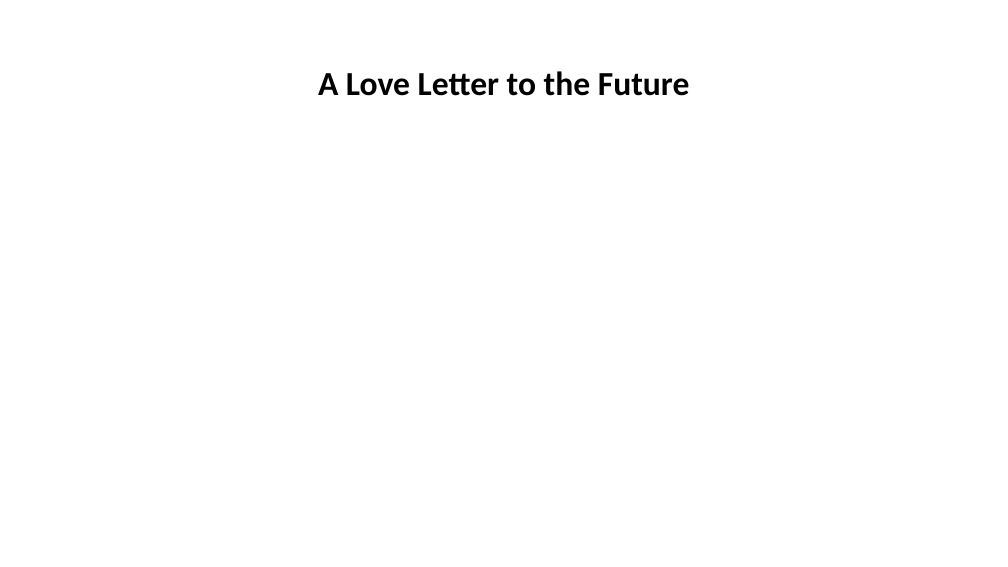
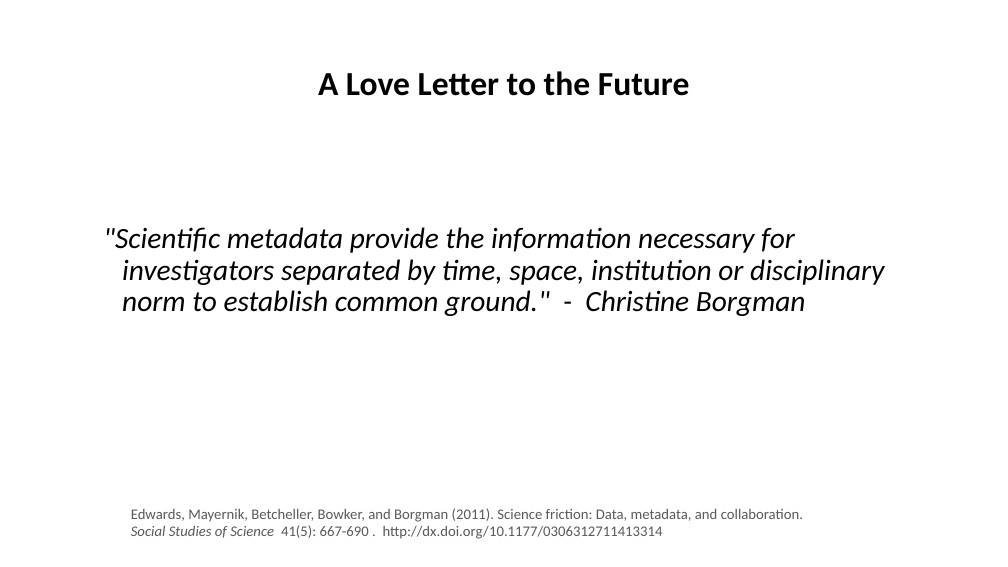
Before and after one commit to tibbben/teaching.data.literacy, a slide deck: slide 4 of UM_DataManagementClass/Lessons/08/08_FirstMeeting.pptx (slide 3 before the commit). Drawn at 1008x567 pixels with LibreOffice and Linux fonts; fonts in the diff are those of the drawing. Boxes give left, top, right and bottom in pixels: in the first picture for what was removed or moved away, otherwise in the second. Text is boxed around its words. In the diff, an @@ line names an element or a change of style, - is before the commit and + after.

```diff
--- a/UM_DataManagementClass/Lessons/08/08_FirstMeeting.pptx
+++ b/UM_DataManagementClass/Lessons/08/08_FirstMeeting.pptx
@@ text added at <box>103,227,884,316</box>, 28 pt, text #000000, italic @@
+"Scientific metadata provide the information necessary for investigators separated by time, space, institution or disciplinary norm to establish common ground." - Christine Borgman
@@ text added at <box>131,508,803,539</box>, 14 pt, text #595959 @@
+Edwards, Mayernik, Betcheller, Bowker, and Borgman (2011). Science friction: Data, metadata, and collaboration.
+Social Studies of Science 41(5): 667-690 . http://dx.doi.org/10.1177/0306312711413314
```
Also in this commit, not shown: 5 other slides changed, 5 slides added, 1 slide removed, 3 other files.
